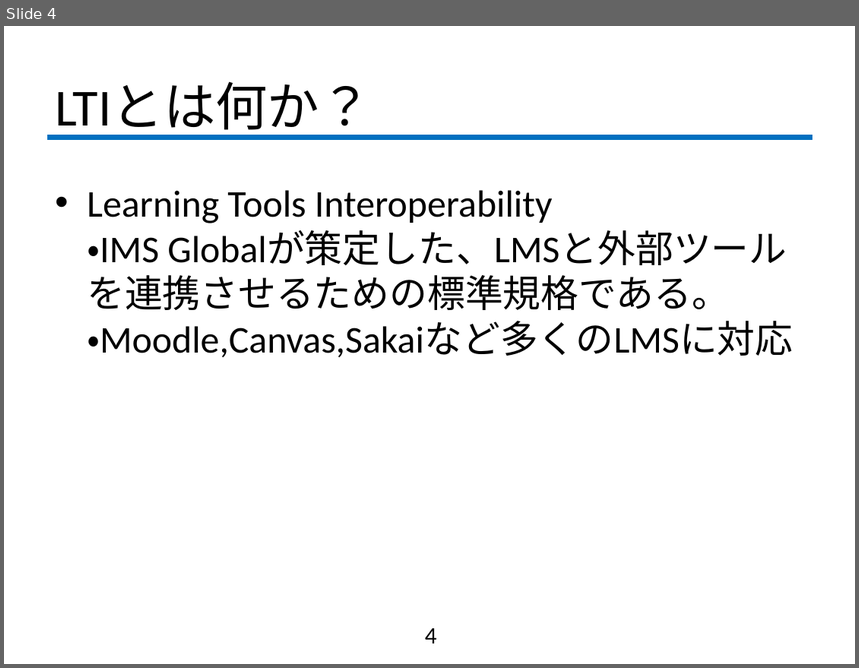
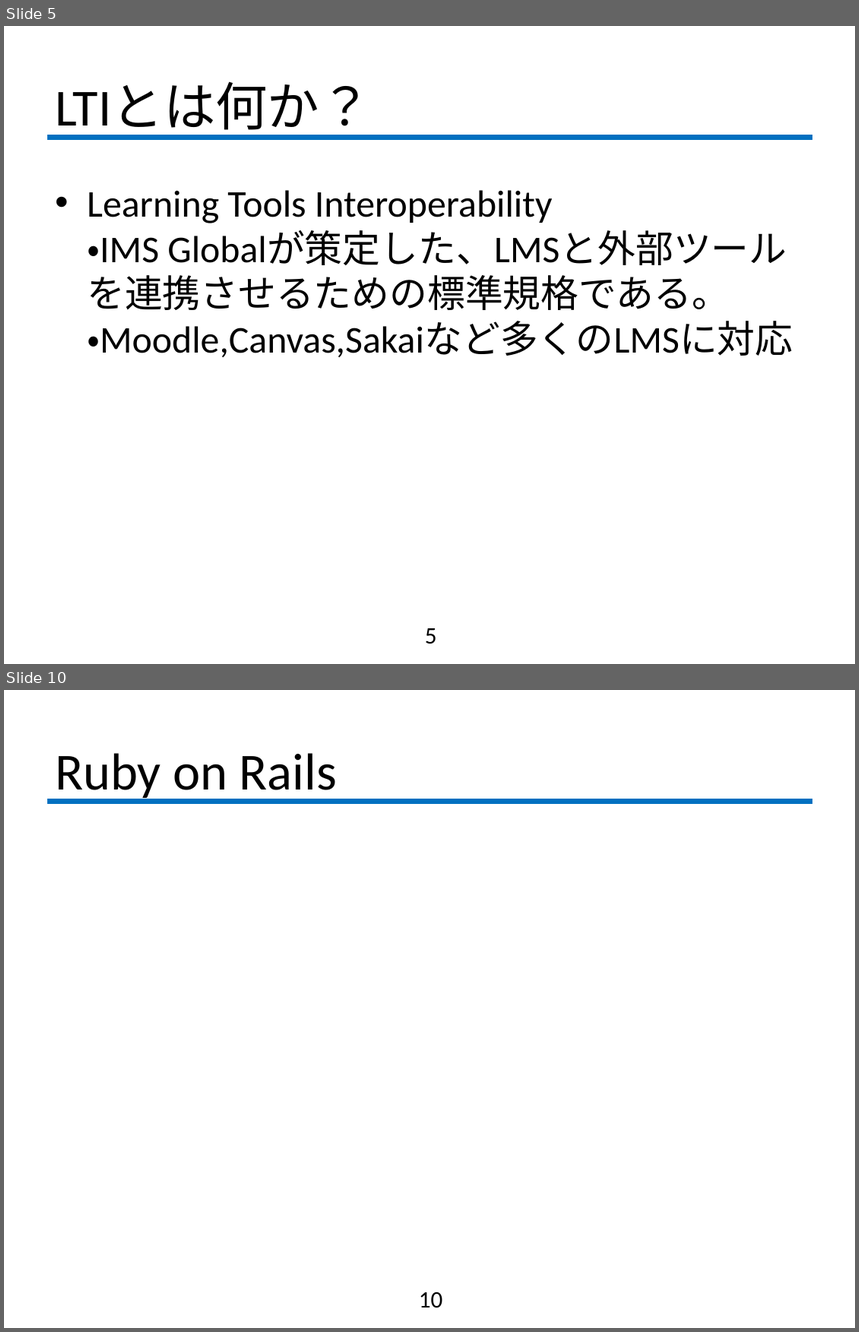
Before and after one commit to fujiLabo/fuji_simu, a slide deck: 中間発表.pptx. Shown one above the other, each under a label of ours: slide 4 before the commit, slides 5 and 10 after it; the slides between them are not shown. The pictures are 859x668 and 859x1332 pixels, drawn with LibreOffice and Linux fonts; fonts in the diff are those of the drawing; background and template pictures are left out. Boxes give left, top, right and bottom in pixels: in the first picture for what was removed or moved away, otherwise in the second. Text is boxed around its words. In the diff, an @@ line names an element or a change of style, - is before the commit and + after.

```diff
--- a/中間発表.pptx
+++ b/中間発表.pptx
@@ slide 10 added at [4,690,855,1328], background #FFFFFF; not listed: 1 template element that a slide beside it also shows @@
@@ title added at [55,753,337,802], 44 pt, text #000000 @@
+Ruby on Rails
@@ page number added at [419,1293,443,1309], 20 pt, text #000000 @@
+10
@@ what was slide 4 is now slide 5 @@
@@ page number at [425,629,437,645]: text changed @@
-4
+5
```
Also in this commit, not shown: 1 slide changed, 5 other slides added.
